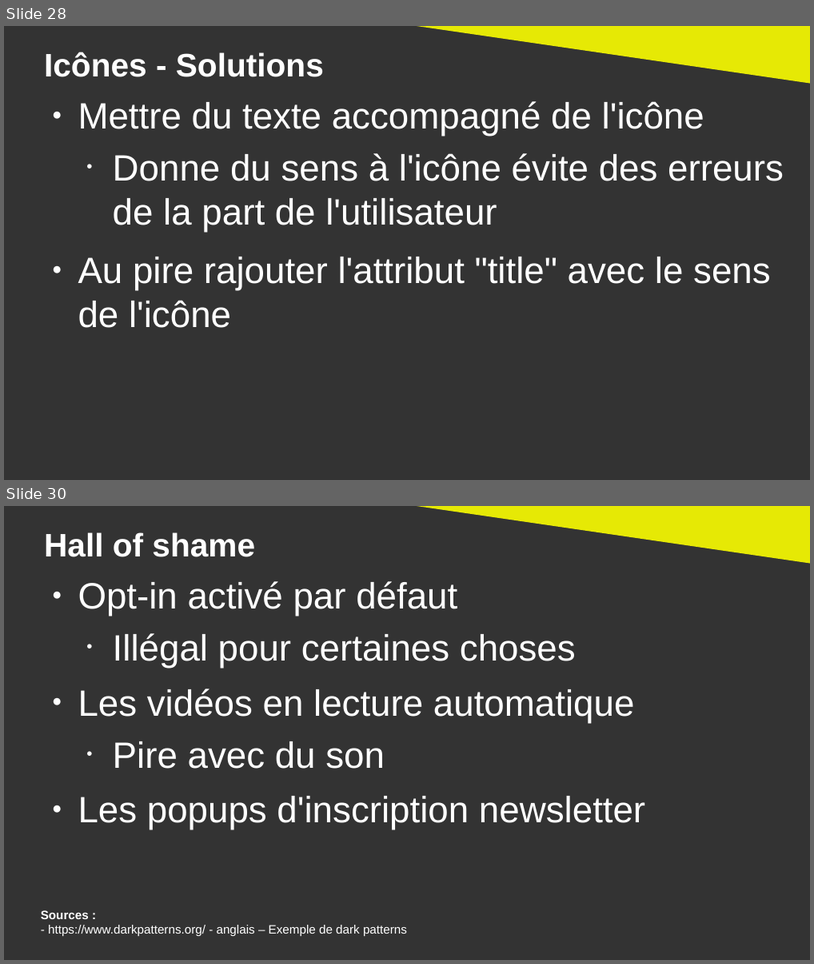
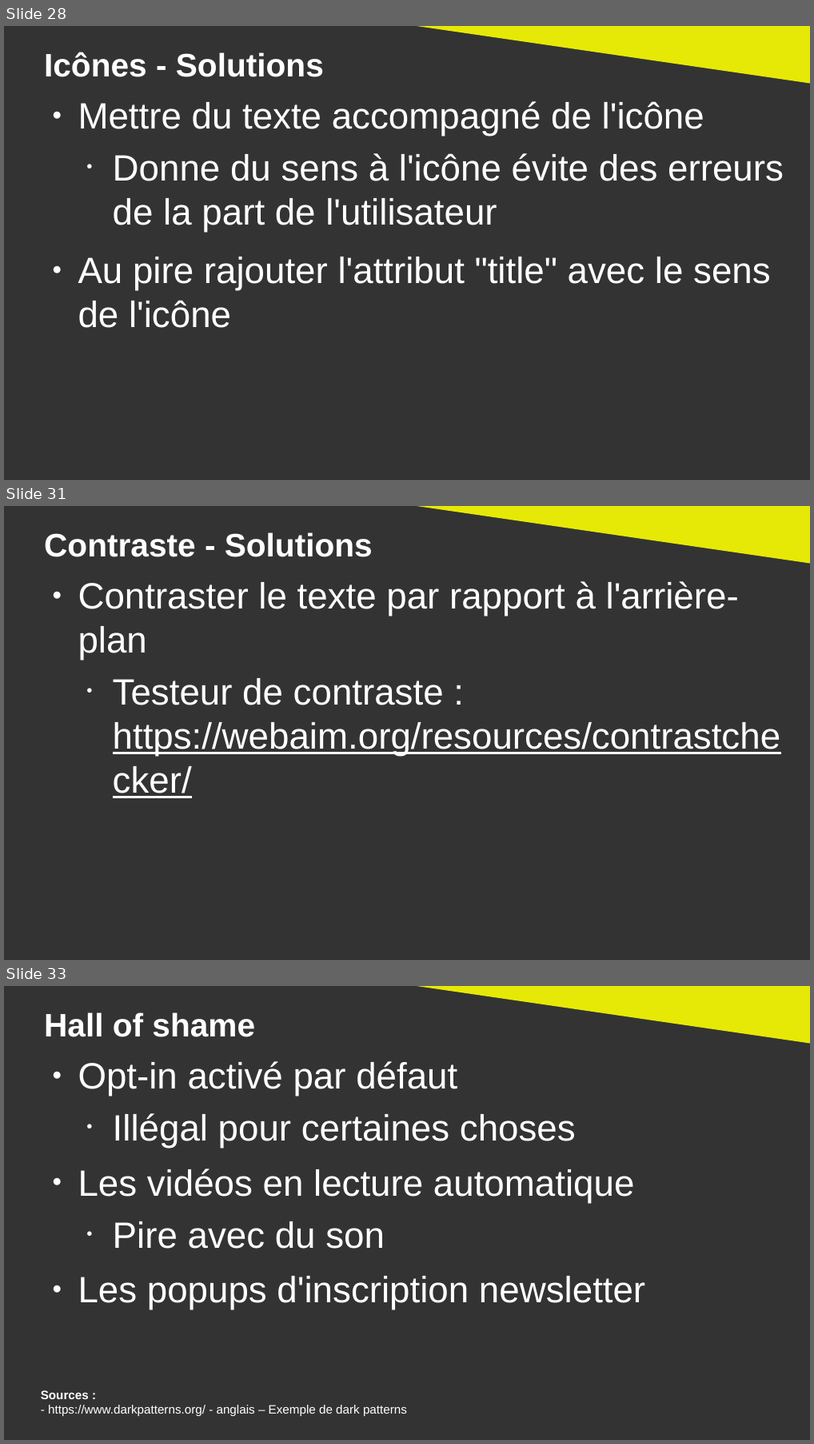
Before and after one commit to DanYellow/cours, a slide deck: ergonomie-et-accessibilite-s2/numero-1/presentation.odp. Shown one above the other, each under a label of ours: slides 28 and 30 before the commit, slides 28, 31 and 33 after it; the slides between them are not shown. The pictures are 814x964 and 814x1444 pixels, drawn with LibreOffice and Linux fonts; fonts in the diff are those of the drawing. Boxes give left, top, right and bottom in pixels: in the first picture for what was removed or moved away, otherwise in the second. Text is boxed around its words. In the diff, an @@ line names an element or a change of style, - is before the commit and + after.

```diff
--- a/ergonomie-et-accessibilite-s2/numero-1/presentation.odp
+++ b/ergonomie-et-accessibilite-s2/numero-1/presentation.odp
@@ slide 31 added at [4,506,810,960], background #333333 @@
@@ right triangle added at [394,506,810,564], fill #E6E905 @@
@@ title added at [44,532,373,557], 32 pt, text #FFFFFF, bold @@
+Contraste - Solutions
@@ text added at [78,581,781,756], 36 pt, text #FFFFFF @@
+● Contraster le texte par rapport à l'arrière-plan
+  • Testeur de contraste : https://webaim.org/resources/contrastchecker/
@@ what was slide 30 is now slide 33 @@
```
Also in this commit, not shown: 7 slides changed, 2 other slides added, 6 other files.
